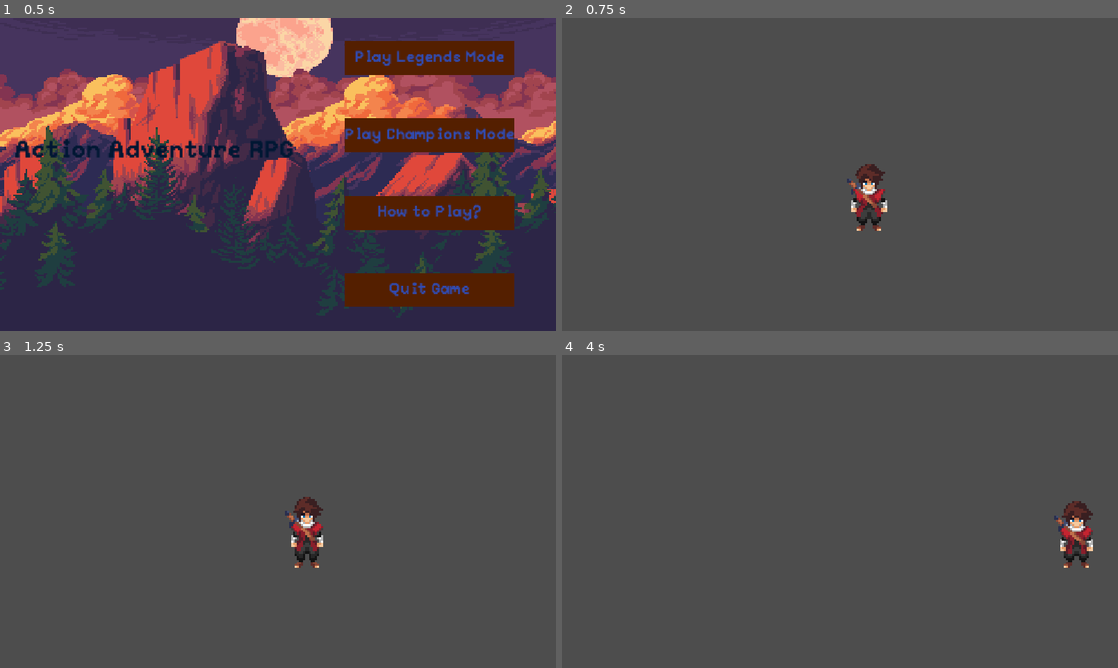
Above: before the commit, frames 1-4 (two rows, left to right).
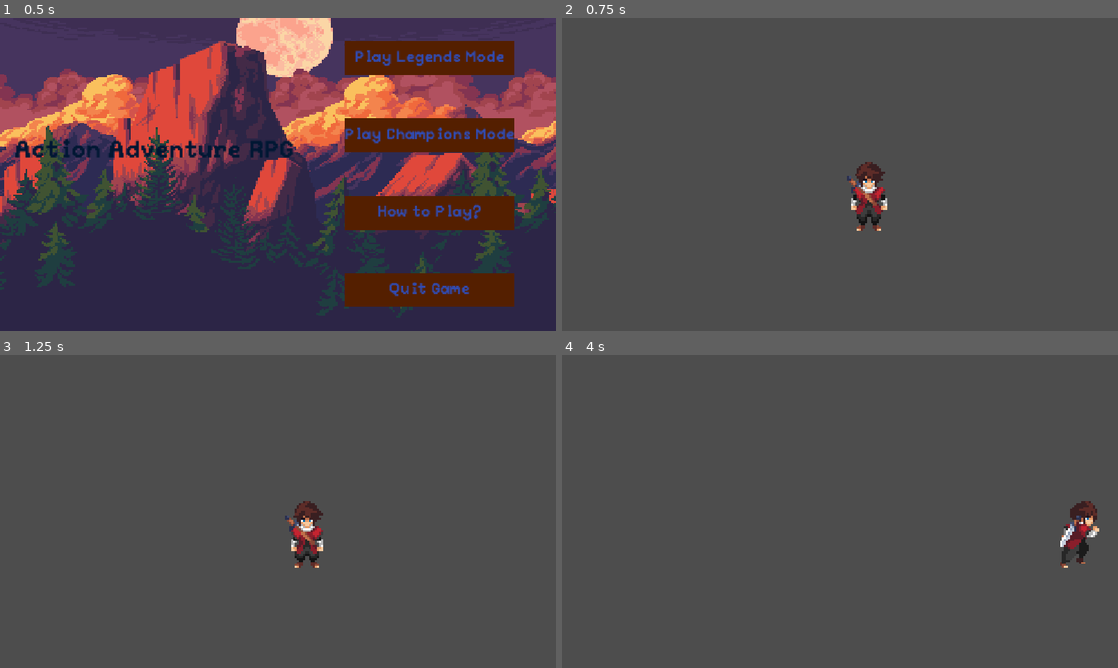
Above: after the commit, the same moments.

Repository: Articlions/Slip-n-Slash
Game: Godot game, scene res://src/Main_menu/Main_menu.tscn
Two runs of this game, one before a commit and one after it. Both use one fixed random seed, a clock stepped at 60 frames per second and the inputs below.
Inputs (mouse positions are in pixels of both pictures, inside the frame that each line leads up to):
- Up to frame 1 (0.5 s): no input
- Up to frame 2 (0.75 s): click "Play Legends Mode" at 0.5 s
- Up to frame 3 (1.25 s): no input
- Up to frame 4 (4 s): tap Enter at 1.25 s; move the mouse to (962, 495) at 1.27 s; hold D (action_right) 1.28-2 s; tap Alt at 1.35 s; click (962, 495) at 1.42 s; tap Space (ui_select) at 1.52 s; drag from (728, 527) to (812, 574) at 2.02 s; move the mouse to (895, 442) at 2.77 s; hold D (action_right) 2.78-3.5 s; tap O at 2.85 s; drag from (812, 574) to (673, 464) at 3.52 s

Frame 1 is identical in both runs. In frame 2, 0.5% of the frame differs, in the area x 51-59%, y 46-67%; in frame 3, 0.7%; in frame 4, 1.0%, in the area x 88-97%, y 46-68%.
Error after the commit: Invalid call to function 'move_toward' in base 'Vector2'. Expected 2 argument(s). (res://src/Player/walk_state.gd:43)

Commit message:
Big changes need to come! im on a mission to make this code easier to detangle

Diff:
--- a/action-adventure-rpg/project.godot
+++ b/action-adventure-rpg/project.godot
@@ -52,11 +52,15 @@
 }
 action_up={
 "deadzone": 0.2,
-"events": []
+"events": [Object(InputEventKey,"resource_local_to_scene":false,"resource_name":"","device":-1,"window_id":0,"alt_pressed":false,"shift_pressed":false,"ctrl_pressed":false,"meta_pressed":false,"pressed":false,"keycode":0,"physical_keycode":87,"key_label":0,"unicode":119,"location":0,"echo":false,"script":null)
+, Object(InputEventKey,"resource_local_to_scene":false,"resource_name":"","device":-1,"window_id":0,"alt_pressed":false,"shift_pressed":false,"ctrl_pressed":false,"meta_pressed":false,"pressed":false,"keycode":0,"physical_keycode":4194320,"key_label":0,"unicode":0,"location":0,"echo":false,"script":null)
+]
 }
 action_down={
 "deadzone": 0.2,
-"events": []
+"events": [Object(InputEventKey,"resource_local_to_scene":false,"resource_name":"","device":-1,"window_id":0,"alt_pressed":false,"shift_pressed":false,"ctrl_pressed":false,"meta_pressed":false,"pressed":false,"keycode":0,"physical_keycode":83,"key_label":0,"unicode":115,"location":0,"echo":false,"script":null)
+, Object(InputEventKey,"resource_local_to_scene":false,"resource_name":"","device":-1,"window_id":0,"alt_pressed":false,"shift_pressed":false,"ctrl_pressed":false,"meta_pressed":false,"pressed":false,"keycode":0,"physical_keycode":4194322,"key_label":0,"unicode":0,"location":0,"echo":false,"script":null)
+]
 }
 
 [physics]
--- a/action-adventure-rpg/src/Player/slipn_slash_guy.tscn
+++ b/action-adventure-rpg/src/Player/slipn_slash_guy.tscn
@@ -4,8 +4,10 @@
 [ext_resource type="Script" uid="uid://cyfk12arery3w" path="res://src/Scripts/State_Machine/State_Machine.gd" id="3_bvhq3"]
 [ext_resource type="Script" uid="uid://5s5ut0cyhnbt" path="res://src/Player/idle_down_state.gd" id="3_el8ih"]
 [ext_resource type="Script" uid="uid://c3f2fsfehtk8a" path="res://src/Player/walk_state.gd" id="4_r8d83"]
+[ext_resource type="Texture2D" uid="uid://pify330trk1y" path="res://assets/player_run/run_down.png" id="5_pbtxm"]
 [ext_resource type="Texture2D" uid="uid://ck2bstgbcp2x4" path="res://assets/player_run/run_left.png" id="6_pbtxm"]
 [ext_resource type="Texture2D" uid="uid://cqkdntgc5goqx" path="res://assets/player_run/run_right.png" id="7_8vm6t"]
+[ext_resource type="Texture2D" uid="uid://djev7eufmao36" path="res://assets/player_run/run_up.png" id="8_8vm6t"]
 
 [sub_resource type="CircleShape2D" id="CircleShape2D_1ixrk"]
 radius = 25.96151
@@ -42,6 +44,38 @@
 atlas = ExtResource("1_xftnh")
 region = Rect2(672, 0, 96, 80)
 
+[sub_resource type="AtlasTexture" id="AtlasTexture_sy3pm"]
+atlas = ExtResource("5_pbtxm")
+region = Rect2(0, 0, 96, 80)
+
+[sub_resource type="AtlasTexture" id="AtlasTexture_ambqx"]
+atlas = ExtResource("5_pbtxm")
+region = Rect2(96, 0, 96, 80)
+
+[sub_resource type="AtlasTexture" id="AtlasTexture_btvtm"]
+atlas = ExtResource("5_pbtxm")
+region = Rect2(192, 0, 96, 80)
+
+[sub_resource type="AtlasTexture" id="AtlasTexture_sxhlp"]
+atlas = ExtResource("5_pbtxm")
+region = Rect2(288, 0, 96, 80)
+
+[sub_resource type="AtlasTexture" id="AtlasTexture_av5rp"]
+atlas = ExtResource("5_pbtxm")
+region = Rect2(384, 0, 96, 80)
+
+[sub_resource type="AtlasTexture" id="AtlasTexture_fd23w"]
+atlas = ExtResource("5_pbtxm")
+region = Rect2(480, 0, 96, 80)
+
+[sub_resource type="AtlasTexture" id="AtlasTexture_hhbo6"]
+atlas = ExtResource("5_pbtxm")
+region = Rect2(576, 0, 96, 80)
+
+[sub_resource type="AtlasTexture" id="AtlasTexture_eb4in"]
+atlas = ExtResource("5_pbtxm")
+region = Rect2(672, 0, 96, 80)
+
 [sub_resource type="AtlasTexture" id="AtlasTexture_qpmie"]
 atlas = ExtResource("6_pbtxm")
 region = Rect2(0, 0, 96, 80)
@@ -104,10 +138,47 @@
 
 [sub_resource type="AtlasTexture" id="AtlasTexture_n6o4x"]
 atlas = ExtResource("7_8vm6t")
+region = Rect2(672, 0, 96, 80)
+
+[sub_resource type="AtlasTexture" id="AtlasTexture_3b2n5"]
+atlas = ExtResource("8_8vm6t")
+region = Rect2(0, 0, 96, 80)
+
+[sub_resource type="AtlasTexture" id="AtlasTexture_4cgos"]
+atlas = ExtResource("8_8vm6t")
+region = Rect2(96, 0, 96, 80)
+
+[sub_resource type="AtlasTexture" id="AtlasTexture_ml4fj"]
+atlas = ExtResource("8_8vm6t")
+region = Rect2(192, 0, 96, 80)
+
+[sub_resource type="AtlasTexture" id="AtlasTexture_bhwk4"]
+atlas = ExtResource("8_8vm6t")
+region = Rect2(288, 0, 96, 80)
+
+[sub_resource type="AtlasTexture" id="AtlasTexture_c0s6e"]
+atlas = ExtResource("8_8vm6t")
+region = Rect2(384, 0, 96, 80)
+
+[sub_resource type="AtlasTexture" id="AtlasTexture_kioas"]
+atlas = ExtResource("8_8vm6t")
+region = Rect2(480, 0, 96, 80)
+
+[sub_resource type="AtlasTexture" id="AtlasTexture_fiuhi"]
+atlas = ExtResource("8_8vm6t")
+region = Rect2(576, 0, 96, 80)
+
+[sub_resource type="AtlasTexture" id="AtlasTexture_s0eka"]
+atlas = ExtResource("8_8vm6t")
 region = Rect2(672, 0, 96, 80)
 
 [sub_resource type="SpriteFrames" id="SpriteFrames_1ixrk"]
 animations = [{
+"frames": [],
+"loop": 1,
+"name": &"attack_1",
+"speed": 5.0
+}, {
 "frames": [{
 "duration": 1.0,
 "texture": SubResource("AtlasTexture_bvhq3")
@@ -135,7 +206,36 @@
 }],
 "loop": 1,
 "name": &"idle_down",
-"speed": 12.0
+"speed": 7.0
+}, {
+"frames": [{
+"duration": 1.0,
+"texture": SubResource("AtlasTexture_sy3pm")
+}, {
+"duration": 1.0,
+"texture": SubResource("AtlasTexture_ambqx")
+}, {
+"duration": 1.0,
+"texture": SubResource("AtlasTexture_btvtm")
+}, {
+"duration": 1.0,
+"texture": SubResource("AtlasTexture_sxhlp")
+}, {
+"duration": 1.0,
+"texture": SubResource("AtlasTexture_av5rp")
+}, {
+"duration": 1.0,
+"texture": SubResource("AtlasTexture_fd23w")
+}, {
+"duration": 1.0,
+"texture": SubResource("AtlasTexture_hhbo6")
+}, {
+"duration": 1.0,
+"texture": SubResource("AtlasTexture_eb4in")
+}],
+"loop": 1,
+"name": &"walk_down",
+"speed": 7.0
 }, {
 "frames": [{
 "duration": 1.0,
@@ -164,7 +264,7 @@
 }],
 "loop": 1,
 "name": &"walk_left",
-"speed": 12.0
+"speed": 7.0
 }, {
 "frames": [{
 "duration": 1.0,
@@ -193,7 +293,36 @@
 }],
 "loop": 1,
 "name": &"walk_right",
-"speed": 12.0
+"speed": 7.0
+}, {
+"frames": [{
+"duration": 1.0,
+"texture": SubResource("AtlasTexture_3b2n5")
+}, {
+"duration": 1.0,
+"texture": SubResource("AtlasTexture_4cgos")
+}, {
+"duration": 1.0,
+"texture": SubResource("AtlasTexture_ml4fj")
+}, {
+"duration": 1.0,
+"texture": SubResource("AtlasTexture_bhwk4")
+}, {
+"duration": 1.0,
+"texture": SubResource("AtlasTexture_c0s6e")
+}, {
+"duration": 1.0,
+"texture": SubResource("AtlasTexture_kioas")
+}, {
+"duration": 1.0,
+"texture": SubResource("AtlasTexture_fiuhi")
+}, {
+"duration": 1.0,
+"texture": SubResource("AtlasTexture_s0eka")
+}],
+"loop": 1,
+"name": &"walk_up",
+"speed": 7.0
 }]
 
 [node name="SlipSlashPlayer" type="CharacterBody2D" unique_id=748283017]
@@ -223,3 +352,4 @@
 scale = Vector2(4.1875, 4.36875)
 sprite_frames = SubResource("SpriteFrames_1ixrk")
 animation = &"walk_left"
+frame_progress = 0.5714044
--- a/action-adventure-rpg/src/Player/walk_state.gd
+++ b/action-adventure-rpg/src/Player/walk_state.gd
@@ -16,9 +16,9 @@
 
 	var character = state_machine.get_parent()
 
-	var direction := Input.get_axis("action_left", "action_right")
+	# var direction := Input.get_axis("action_left", "action_right")
 
-	var direction_vector:= Input.get_vector("action_left","action_right", "action_up","action_down")
+	var direction_vector: Vector2 = Input.get_vector("action_left","action_right", "action_up","action_down")
 
 
 	if direction_vector == Vector2.RIGHT:
@@ -27,15 +27,24 @@
 	elif direction_vector == Vector2.LEFT:
 		animated_sprite_2d.play("walk_left")
 
+	elif direction_vector == Vector2.UP:
+		animated_sprite_2d.play("walk_up")
+
+	elif direction_vector == Vector2.DOWN:
+		animated_sprite_2d.play("walk_down")
 
 
 
-	if direction == 0:
-		move_toward(character.velocity.x, 0, delta * FRICTION)
+
+
+
+
+	if direction_vector == Vector2.ZERO:
+		character.velocity = character.velocity.move_toward(character.velocity.x, 0, delta * FRICTION)
 		state_machine.change_state("idledownstate")
 		return
 
 
-	character.velocity.x = direction * SPEED
+	character.velocity = direction_vector * SPEED
 
 	character.move_and_slide()
